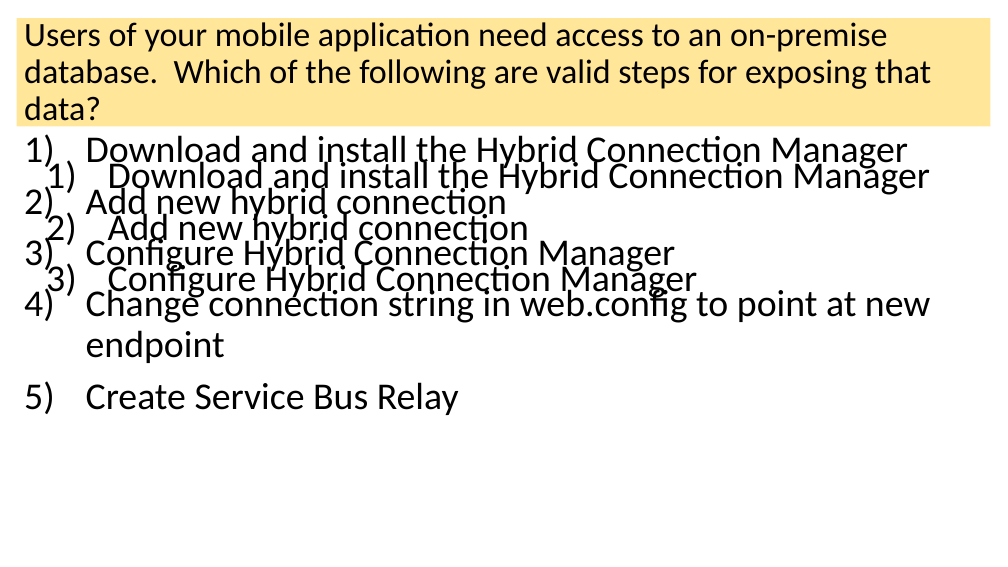
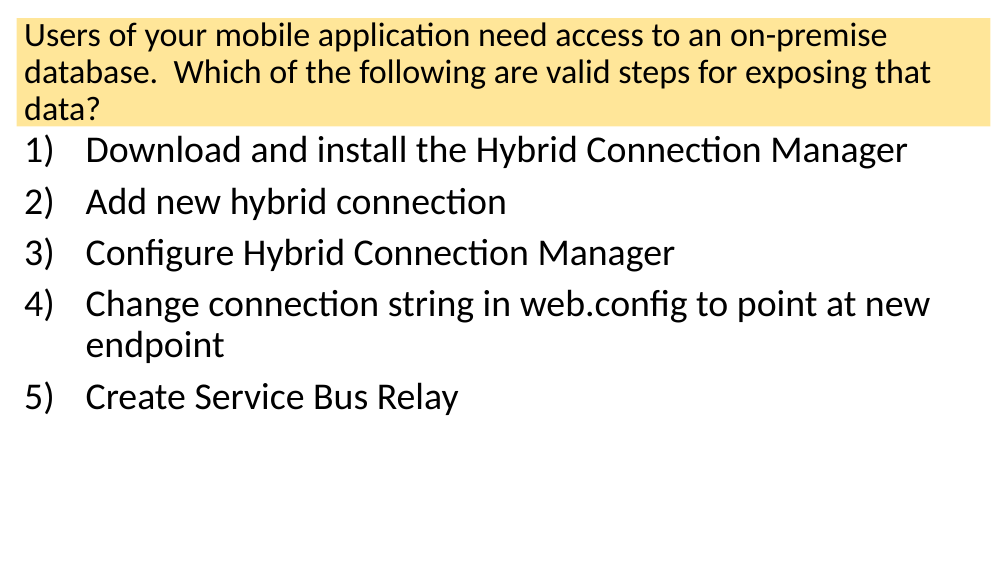
Before and after one commit to guruskill/70-534, a slide deck: slide 43 of Presentations/2017-10-18-Milwaukee/70-534-WebAndMobile.pptx (slide 44 before the commit). Drawn at 1008x567 pixels with LibreOffice and Linux fonts; fonts in the diff are those of the drawing. Boxes give left, top, right and bottom in pixels: in the first picture for what was removed or moved away, otherwise in the second. Text is boxed around its words. In the diff, an @@ line names an element or a change of style, - is before the commit and + after.

```diff
--- a/Presentations/2017-10-18-Milwaukee/70-534-WebAndMobile.pptx
+++ b/Presentations/2017-10-18-Milwaukee/70-534-WebAndMobile.pptx
@@ text removed at (108, 157, 930, 301) @@
-1) Download and install the Hybrid Connection Manager
-2) Add new hybrid connection
-3) Configure Hybrid Connection Manager
```
Also in this commit, not shown: 32 other slides changed, 1 slide removed, 7 other files.
